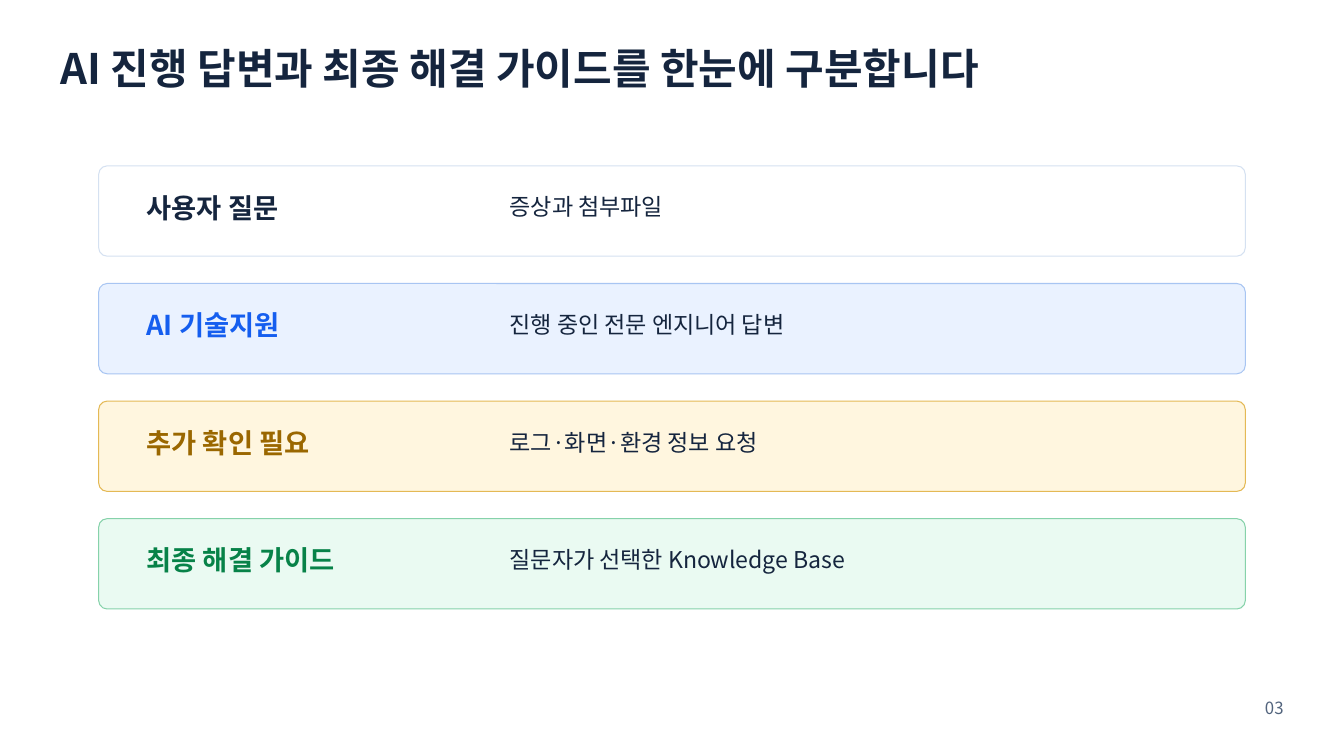
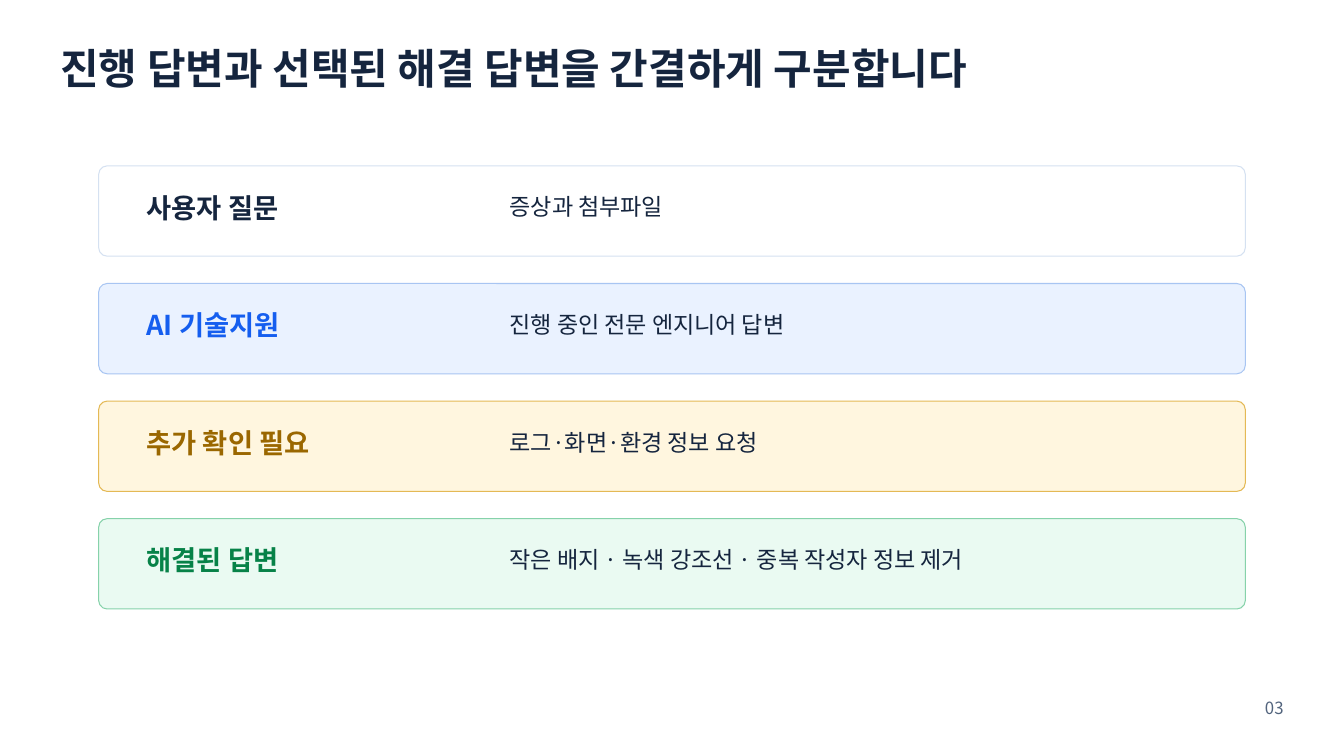
Before and after one commit to ablecloud-team/ablestack-techflow, a slide deck: slide 3 of output/presentation/techflow-community-ui-modernization.pptx. Drawn at 1344x756 pixels with LibreOffice and Linux fonts; fonts in the diff are those of the drawing. Boxes give left, top, right and bottom in pixels: in the first picture for what was removed or moved away, otherwise in the second. Text is boxed around its words. In the diff, an @@ line names an element or a change of style, - is before the commit and + after.

Commit message:
style: 해결 답변과 토론 목록 행 정리

```diff
--- a/output/presentation/techflow-community-ui-modernization.pptx
+++ b/output/presentation/techflow-community-ui-modernization.pptx
@@ text at (60,48,967,88): text changed @@
-AI 진행 답변과 최종 해결 가이드를 한눈에 구분합니다
+진행 답변과 선택된 해결 답변을 간결하게 구분합니다
@@ text at (146,547,278,573): text changed @@
-최종 해결 가이드
+해결된 답변
@@ text at (510,549,963,570): text changed @@
-질문자가 선택한 Knowledge Base
+작은 배지 · 녹색 강조선 · 중복 작성자 정보 제거
```
Also in this commit, not shown: 1 other slide changed, 12 other files.
